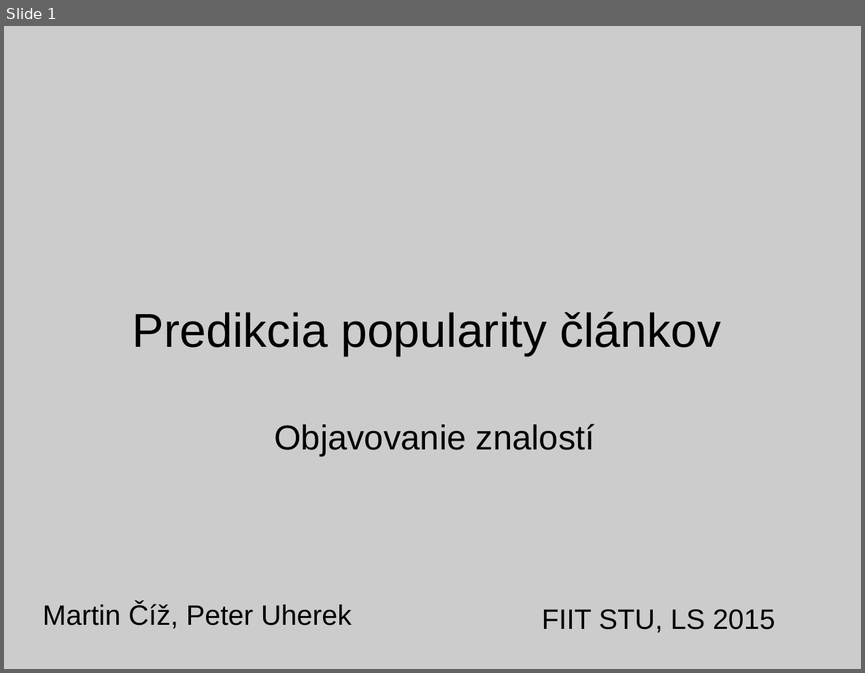
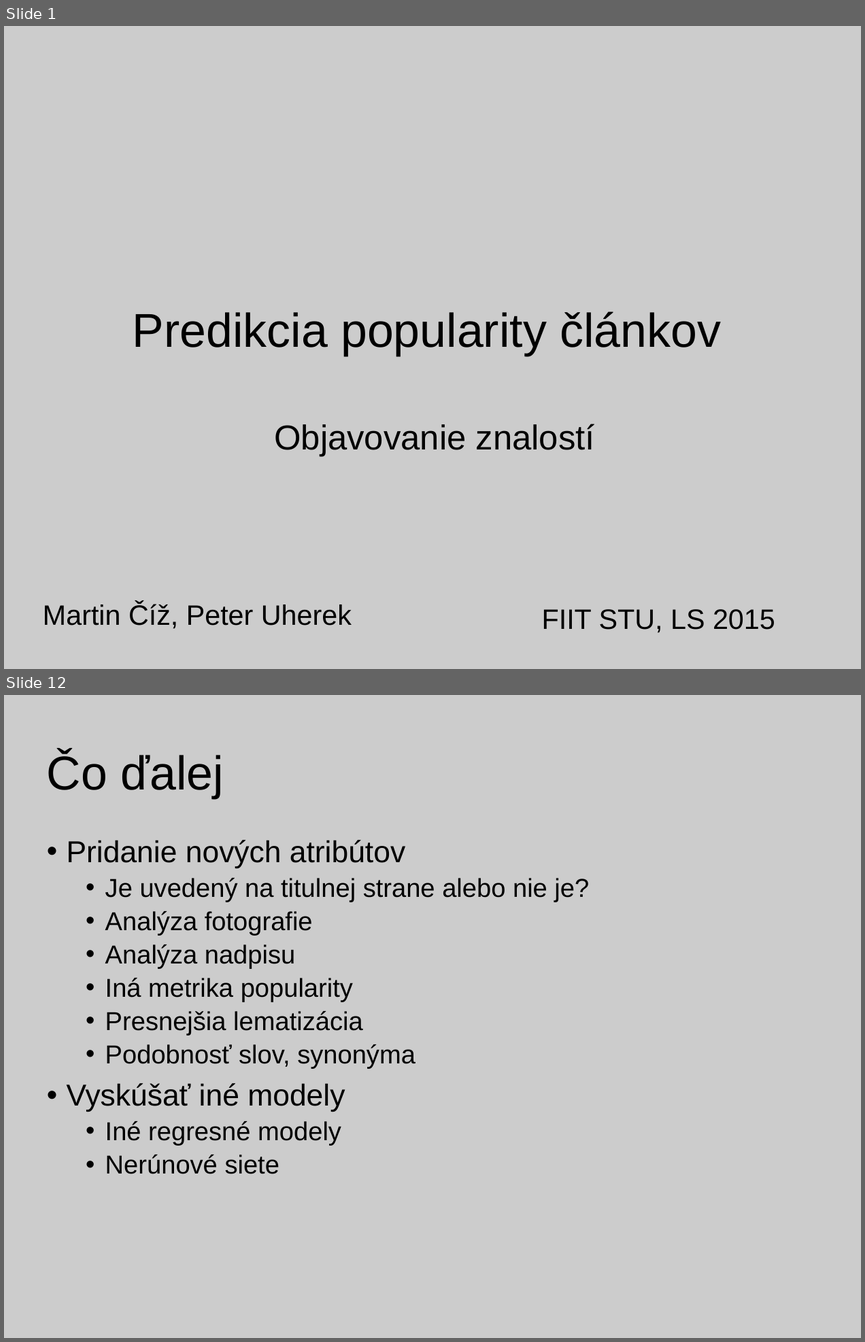
Before and after one commit to PeterUherek/objavovanie, a slide deck: prezentacia.pptx. Shown one above the other, each under a label of ours: slide 1 before the commit, slides 1 and 12 after it; the slides between them are not shown. The pictures are 865x673 and 865x1342 pixels, drawn with LibreOffice and Linux fonts; fonts in the diff are those of the drawing. Boxes give left, top, right and bottom in pixels: in the first picture for what was removed or moved away, otherwise in the second. Text is boxed around its words. In the diff, an @@ line names an element or a change of style, - is before the commit and + after.

```diff
--- a/prezentacia.pptx
+++ b/prezentacia.pptx
@@ slide 12 added at (4, 695, 861, 1338), background #CCCCCC @@
@@ title added at (47, 751, 224, 798), 44 pt, text #000000 @@
+Čo ďalej
@@ subtitle added at (67, 840, 589, 1174), 24 pt, text #000000 @@
+• Pridanie nových atribútov
+  • Je uvedený na titulnej strane alebo nie je?
+  • Analýza fotografie
+  • Analýza nadpisu
+  • Iná metrika popularity
+  • Presnejšia lematizácia
+  • Podobnosť slov, synonýma
+• Vyskúšať iné modely
+  • Iné regresné modely
+  • Nerúnové siete
```
Also in this commit, not shown: 3 slides changed, 7 other slides added, 1 slide removed.
